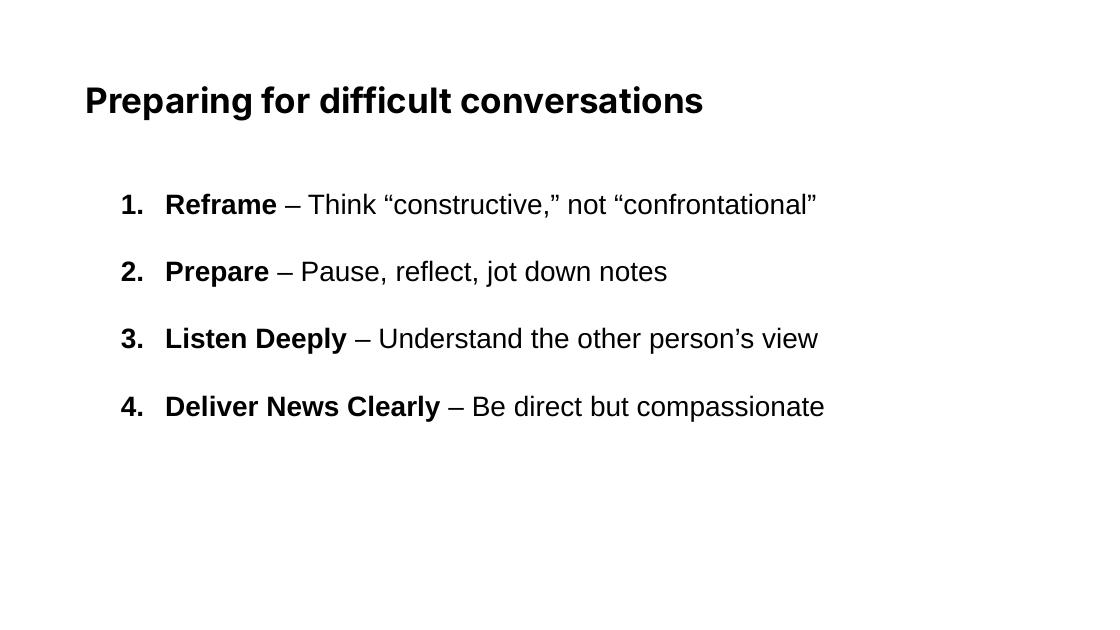
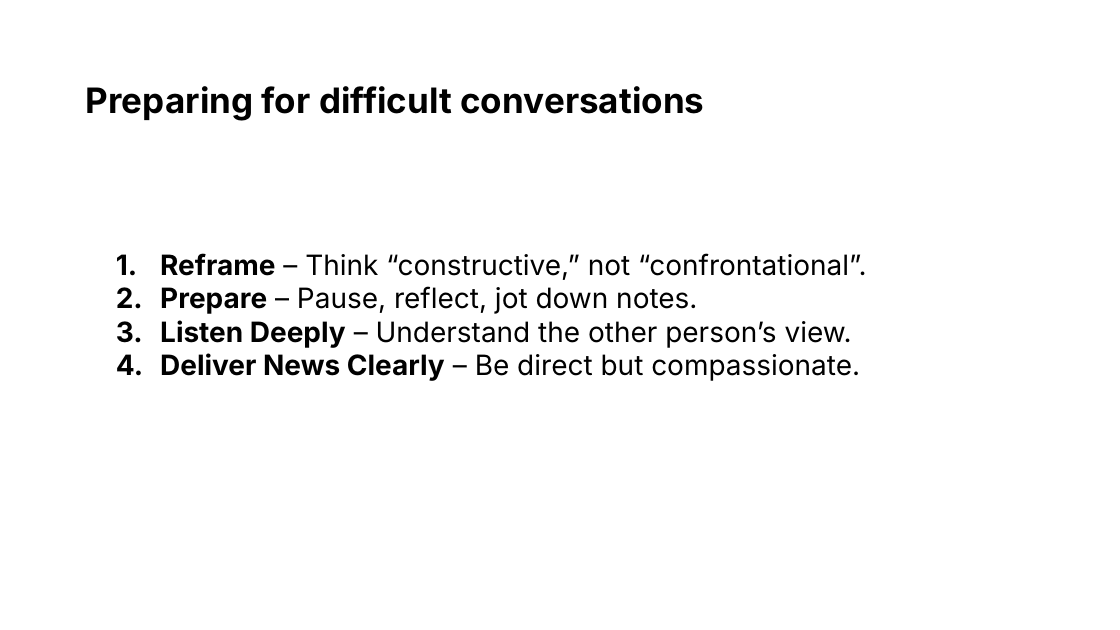
Before and after one commit to usds/ditap-curriculum-update, a slide deck: slide 17 of 3_Curriculum/3A_DITAP-Core-Curriculum/Module-5/In-Class Materials/1_Module 5 Presentation.pptx. Drawn at 1120x630 pixels with LibreOffice and Linux fonts; fonts in the diff are those of the drawing. Boxes give left, top, right and bottom in pixels: in the first picture for what was removed or moved away, otherwise in the second. Text is boxed around its words. In the diff, an @@ line names an element or a change of style, - is before the commit and + after.

```diff
--- a/3_Curriculum/3A_DITAP-Core-Curriculum/Module-5/In-Class Materials/1_Module 5 Presentation.pptx
+++ b/3_Curriculum/3A_DITAP-Core-Curriculum/Module-5/In-Class Materials/1_Module 5 Presentation.pptx
@@ text at box(160, 253, 867, 381): text changed; font Arial to Inter @@
-1. Reframe – Think “constructive,” not “confrontational”
-2. Prepare – Pause, reflect, jot down notes
-3. Listen Deeply – Understand the other person’s view
-4. Deliver News Clearly – Be direct but compassionate
+1. Reframe – Think “constructive,” not “confrontational”.
+2. Prepare – Pause, reflect, jot down notes.
+3. Listen Deeply – Understand the other person’s view.
+4. Deliver News Clearly – Be direct but compassionate.
```
Also in this commit, not shown: 106 other slides changed, 1 slide added, 1 slide removed, 10 other files.
